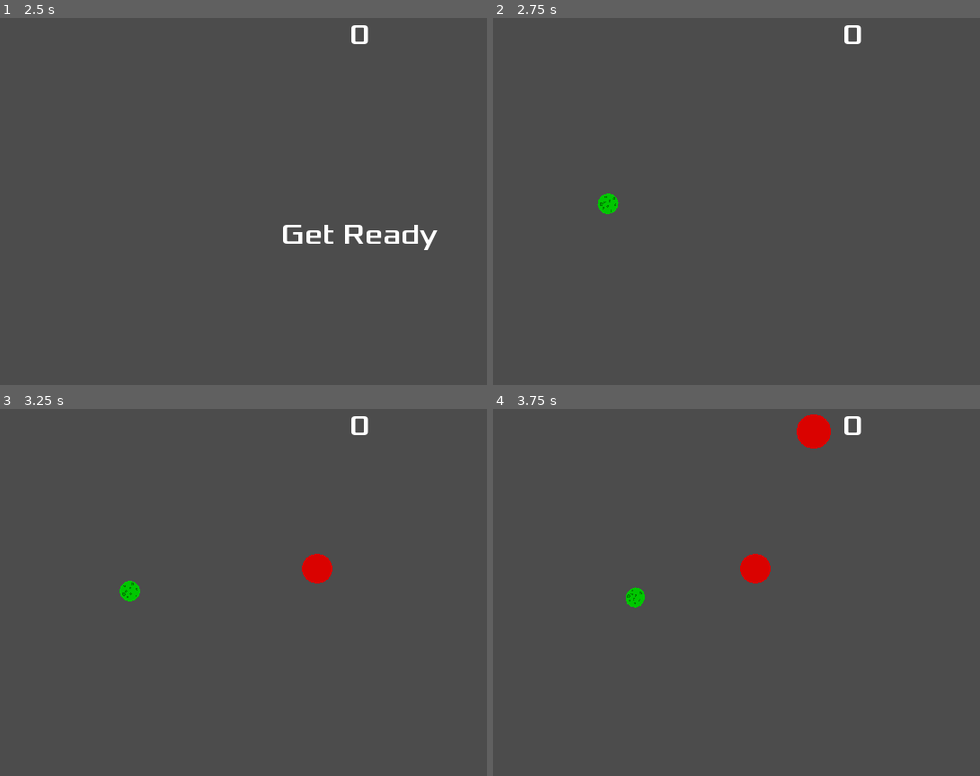
Above: before the commit, frames 1-4 (two rows, left to right).
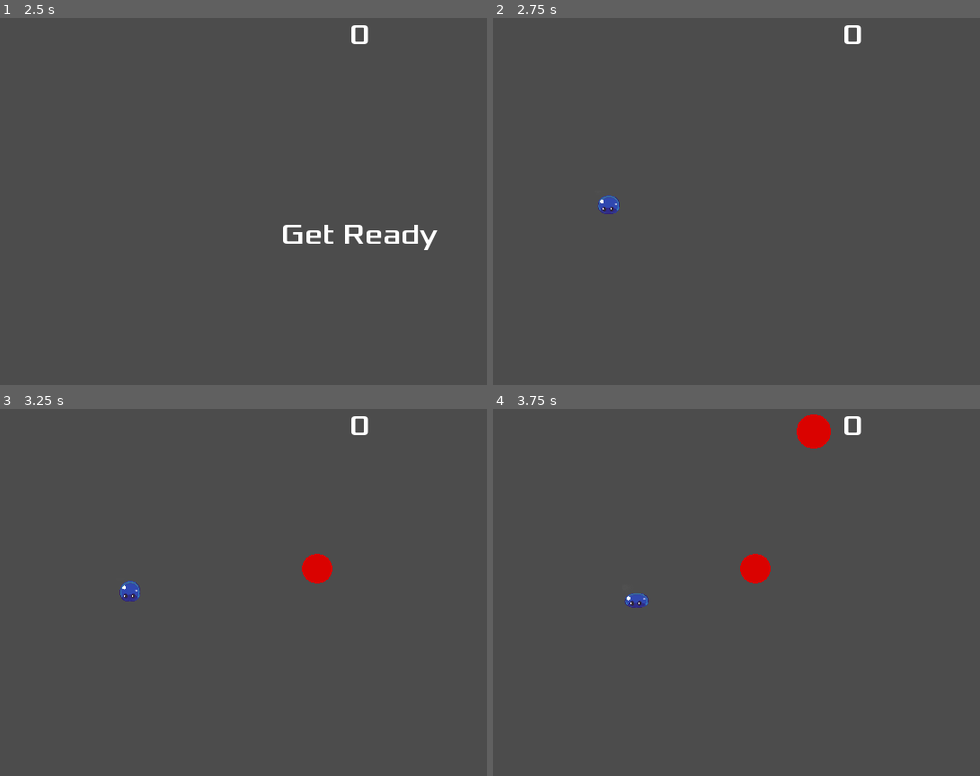
Above: after the commit, the same moments.

Repository: jleldridge/Hungry-Space-Clone-Godot
Game: Godot game, scene res://Main.tscn
Two runs of this game, one before a commit and one after it. Both use one fixed random seed, a clock stepped at 60 frames per second and the inputs below.
Inputs (mouse positions are in pixels of both pictures, inside the frame that each line leads up to):
- Up to frame 1 (2.5 s): click "Start" at 0.5 s; tap Enter at 1.25 s; move the mouse to (outside the picture) at 1.27 s; click (outside the picture) at 1.42 s; tap Space at 2 s; move the mouse to (214, 238) at 2.02 s; click (214, 238) at 2.17 s
- Up to frame 2 (2.75 s): no input
- Up to frame 3 (3.25 s): move the mouse to (433, 522) at 2.77 s; click (433, 522) at 2.92 s
- Up to frame 4 (3.75 s): move the mouse to (814, 691) at 3.52 s; click (814, 691) at 3.67 s

Frame 1 is identical in both runs. In frame 2, 0.2% of the frame differs, in the area x 21-27%, y 47-54%; in frame 3, 0.2%; in frame 4, 0.2%, in the area x 27-32%, y 48-55%.

Commit message:
Add new sprites.

Diff:
--- a/Player.gd
+++ b/Player.gd
@@ -6,6 +6,7 @@
 const FRICTION = 5
 const MAX_SIZE = 300
 const MIN_SIZE = 10
+const DEFAULT_SPRITE_SCALE = 0.1
 
 signal collision(body)
 
@@ -25,7 +26,7 @@
     _scaleSize()
 
 func _scaleSize():
-    var computedSize = 0.5 + 0.02 * size
+    var computedSize = DEFAULT_SPRITE_SCALE + 0.02 * size
     $CollisionShape2D.scale.x = computedSize
     $CollisionShape2D.scale.y = computedSize
     $AnimatedSprite.scale.x = computedSize
@@ -34,6 +35,7 @@
 # Called when the node enters the scene tree for the first time.
 func _ready():
     screen_size = get_viewport_rect().size
+    $AnimatedSprite.play()
     _scaleSize()
 
 
@@ -49,8 +51,8 @@
     var angle = movement.angle()
     if movement.length() > 5:
         position += movement.normalized() * delta * MAX_SPEED
-        $AnimatedSprite.rotation = angle
-        $AnimatedSprite.animation = "left"
+#        $AnimatedSprite.rotation = angle
+#        $AnimatedSprite.animation = "move"
     else:
         $AnimatedSprite.animation = "default"
 
--- a/Player.tscn
+++ b/Player.tscn
@@ -1,42 +1,30 @@
-[gd_scene load_steps=9 format=2]
+[gd_scene load_steps=12 format=2]
 
 [ext_resource path="res://Player.gd" type="Script" id=1]
-[ext_resource path="res://gale/PlayerSprites0002.png" type="Texture" id=2]
-[ext_resource path="res://gale/PlayerSprites0001.png" type="Texture" id=3]
-[ext_resource path="res://gale/PlayerSprites0000.png" type="Texture" id=4]
-[ext_resource path="res://gale/PlayerSprites0003.png" type="Texture" id=5]
-[ext_resource path="res://gale/PlayerSprites0004.png" type="Texture" id=6]
+[ext_resource path="res://sprites/player/gel front0000.png" type="Texture" id=2]
+[ext_resource path="res://sprites/player/gel front0001.png" type="Texture" id=3]
+[ext_resource path="res://sprites/player/gel front0002.png" type="Texture" id=4]
+[ext_resource path="res://sprites/player/gel front0003.png" type="Texture" id=5]
+[ext_resource path="res://sprites/player/gel side0000.png" type="Texture" id=6]
+[ext_resource path="res://sprites/player/gel side0001.png" type="Texture" id=7]
+[ext_resource path="res://sprites/player/gel side0002.png" type="Texture" id=8]
+[ext_resource path="res://sprites/player/gel side0003.png" type="Texture" id=9]
 
 [sub_resource type="SpriteFrames" id=1]
 animations = [ {
-"frames": [ ExtResource( 2 ) ],
-"loop": true,
-"name": "right",
-"speed": 5.0
-}, {
-"frames": [ ExtResource( 3 ) ],
-"loop": true,
-"name": "left",
-"speed": 5.0
-}, {
-"frames": [ ExtResource( 4 ) ],
+"frames": [ ExtResource( 2 ), ExtResource( 3 ), ExtResource( 4 ), ExtResource( 5 ) ],
 "loop": true,
 "name": "default",
 "speed": 5.0
 }, {
-"frames": [ ExtResource( 5 ) ],
+"frames": [ ExtResource( 6 ), ExtResource( 7 ), ExtResource( 8 ), ExtResource( 9 ) ],
 "loop": true,
-"name": "up",
-"speed": 5.0
-}, {
-"frames": [ ExtResource( 6 ) ],
-"loop": true,
-"name": "down",
+"name": "move",
 "speed": 5.0
 } ]
 
 [sub_resource type="CircleShape2D" id=2]
-radius = 32.0
+radius = 80.0
 
 [node name="Player" type="Area2D"]
 position = Vector2( 128, 416 )
@@ -49,6 +37,7 @@
 [node name="AnimatedSprite" type="AnimatedSprite" parent="."]
 position = Vector2( 0, -1 )
 frames = SubResource( 1 )
+animation = "move"
 
 [node name="CollisionShape2D" type="CollisionShape2D" parent="."]
 shape = SubResource( 2 )
Binary file added: sprites/player/gel back0000.png
Not shown, added: sprites/player/gel back0000.png.import
Binary file added: sprites/player/gel back0001.png
Not shown, added: sprites/player/gel back0001.png.import
Binary file added: sprites/player/gel back0002.png
Not shown, added: sprites/player/gel back0002.png.import
Binary file added: sprites/player/gel back0003.png
Not shown, added: sprites/player/gel back0003.png.import
Binary file added: sprites/player/gel front0000.png
Not shown, added: sprites/player/gel front0000.png.import
Binary file added: sprites/player/gel front0001.png
Not shown, added: sprites/player/gel front0001.png.import
(and 12 more such lines)
